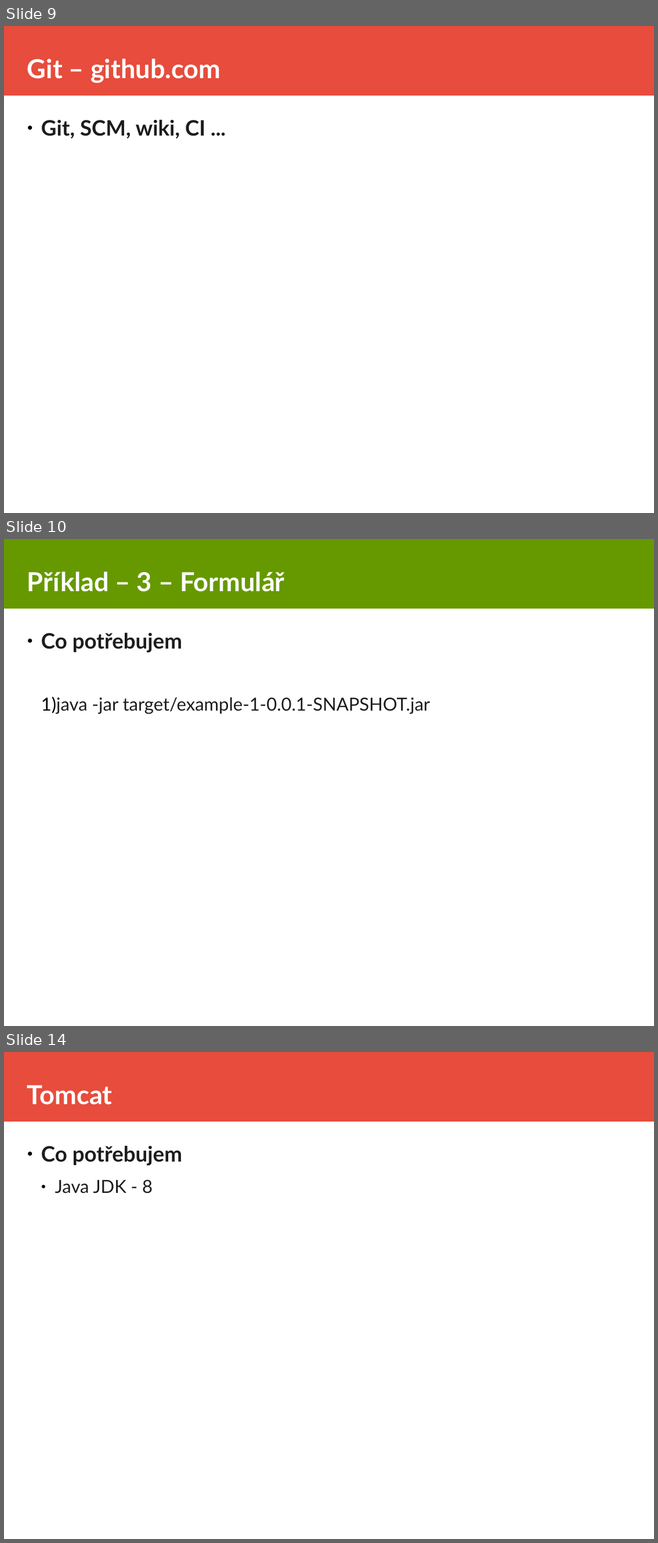
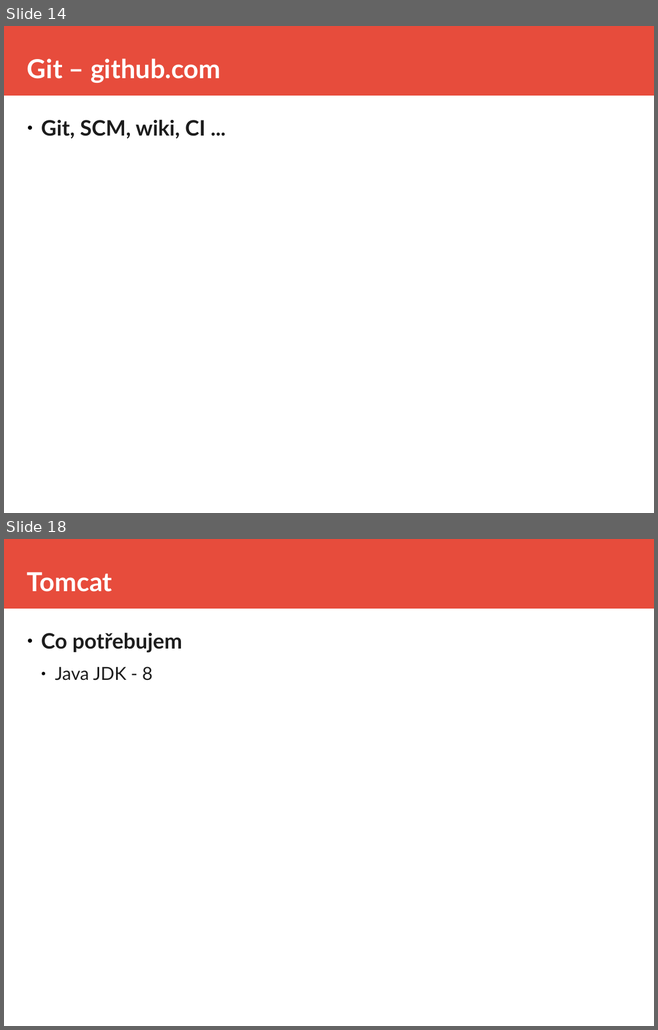
Before and after one commit to equabank/java-skoleni, a slide deck: v2/doc/prez.odp. Shown one above the other, each under a label of ours: slides 9, 10 and 14 before the commit, slides 14 and 18 after it; the slides between them are not shown. The pictures are 658x1543 and 658x1030 pixels, drawn with LibreOffice and Linux fonts; fonts in the diff are those of the drawing. Boxes give left, top, right and bottom in pixels: in the first picture for what was removed or moved away, otherwise in the second. Text is boxed around its words. In the diff, an @@ line names an element or a change of style, - is before the commit and + after.

Commit message:
example 3

```diff
--- a/v2/doc/prez.odp
+++ b/v2/doc/prez.odp
@@ slide 10 removed at bbox=[4, 539, 654, 1026], background #FFFFFF @@
@@ rectangle removed at bbox=[4, 539, 654, 609] @@
@@ title removed at bbox=[27, 571, 285, 592] @@
-Příklad – 3 – Formulář
@@ text removed at bbox=[41, 632, 430, 714] @@
-● Co potřebujem
-  1) java -jar target/example-1-0.0.1-SNAPSHOT.jar
@@ what was slide 9 is now slide 14 @@
@@ what was slide 14 is now slide 18 @@
```
Also in this commit, not shown: 7 slides changed, 7 slides added, 1 other slide removed, 15 other files.
